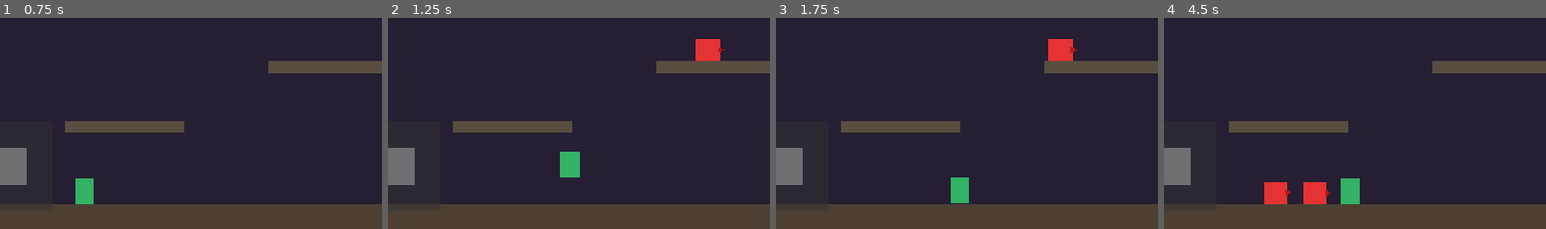
Above: before the commit, frames 1-4 (left to right).
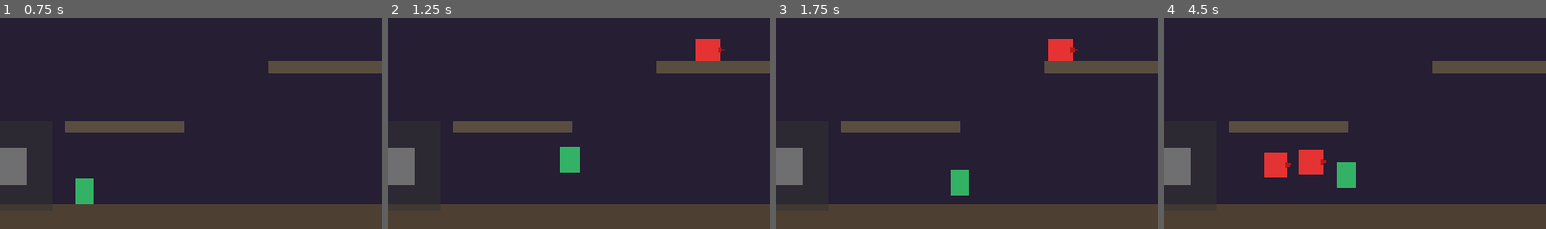
Above: after the commit, the same moments.

Repository: myself594/flappy-bird
Game: Godot game, scene res://scenes/main.tscn
Same seed, same stepped clock (60 frames per second), same inputs: the game is played once before the commit and once after it.
Inputs (mouse positions are % of the whole screen's width and height, from its top left):
- Up to frame 1 (0.75 s): tap Enter at 0.5 s; move the mouse to (72, 44) at 0.52 s; hold D (move_right) from 0.53 s (still down); click (72, 44) at 0.6 s
- Up to frame 2 (1.25 s): keep holding D (move_right); tap W (jump) at 0.77, 1.07 s; tap Shift (dash) at 0.8 s
- Up to frame 3 (1.75 s): release D (move_right) at 1.25 s; drag from (30, 54) to (35, 84) at 1.27 s
- Up to frame 4 (4.5 s): move the mouse to (60, 27) at 2.02 s; hold A (move_left) 2.03-2.75 s; tap W (jump) at 2.1, 3.77, 3.8, 4.07 s; click (60, 27) at 2.3 s; drag from (45, 70) to (20, 34) at 2.77 s; move the mouse to (80, 64) at 3.52 s; hold D (move_right) 3.53-4.25 s; tap Shift (dash) at 3.6 s; drag from (20, 34) to (35, 88) at 4.27 s
The pictures show only the part of the screen within x 7-57%, y 50-100%; the shares and areas given below are measured in that part.

Frame 1 is identical in both runs. In frame 2, 0.2% of the frame differs, in the area x 45-51%, y 61-76%; in frame 3, 0.3%; in frame 4, 3.6%, in the area x 26-52%, y 62-89%.

Commit message:
Add Hollow Knight style combat mechanics
- Add double jump (2 jumps, resets on ground or pogo)
- Add directional attacks (up/down/left/right based on input)
- Add pogo bounce when down-attacking enemies in air
- Attack direction priority: Up/Down > Left/Right
- Down attack only available when airborne

Diff:
--- a/scripts/player.gd
+++ b/scripts/player.gd
@@ -5,9 +5,13 @@
 
 # Movement parameters
 @export var move_speed: float = 250.0
-@export var jump_force: float = -450.0
-@export var gravity: float = 1200.0
+@export var jump_force: float = -420.0
+@export var gravity: float = 1100.0
 @export var max_fall_speed: float = 600.0
+
+# Double jump
+@export var max_jumps: int = 2
+var jumps_remaining: int = 2
 
 # Dash parameters
 @export var dash_speed: float = 500.0
@@ -17,7 +21,8 @@
 # Combat parameters
 @export var max_health: int = 100
 @export var attack_damage: int = 25
-@export var attack_cooldown: float = 0.35
+@export var attack_cooldown: float = 0.3
+@export var pogo_force: float = -350.0  # Bounce force when down-attacking enemy
 
 # State
 var current_health: int
@@ -28,12 +33,15 @@
 var dash_direction: Vector2 = Vector2.ZERO
 var facing_right: bool = true
 
+# Attack direction
+enum AttackDir { LEFT, RIGHT, UP, DOWN }
+var current_attack_dir: AttackDir = AttackDir.RIGHT
+
 # Jump state
 var coyote_time: float = 0.1
 var coyote_timer: float = 0.0
 var jump_buffer_time: float = 0.1
 var jump_buffer_timer: float = 0.0
-var can_jump: bool = true
 
 # Touch input
 var touch_move_direction: Vector2 = Vector2.ZERO
@@ -45,6 +53,7 @@
 @onready var sprite: Polygon2D = $Sprite
 @onready var collision_shape: CollisionShape2D = $CollisionShape2D
 @onready var attack_area: Area2D = $AttackArea
+@onready var attack_shape: CollisionShape2D = $AttackArea/AttackShape
 @onready var dash_timer: Timer = $DashTimer
 @onready var dash_cooldown_timer: Timer = $DashCooldownTimer
 @onready var attack_cooldown_timer: Timer = $AttackCooldownTimer
@@ -67,6 +76,7 @@
 			coyote_timer -= delta
 		else:
 			coyote_timer = coyote_time
+			jumps_remaining = max_jumps  # Reset jumps when on ground
 
 	# Handle jump buffer
 	if jump_buffer_timer > 0:
@@ -83,24 +93,51 @@
 		if input_dir > 0:
 			facing_right = true
 			sprite.scale.x = 1
-			attack_area.scale.x = 1
 		elif input_dir < 0:
 			facing_right = false
 			sprite.scale.x = -1
-			attack_area.scale.x = -1
 
 	move_and_slide()
 	handle_input()
+	update_attack_direction()
 
 func get_horizontal_input() -> float:
-	# Keyboard input
 	var input_dir = Input.get_action_strength("move_right") - Input.get_action_strength("move_left")
 
-	# Touch joystick input (only horizontal)
 	if abs(touch_move_direction.x) > 0.1:
 		input_dir = touch_move_direction.x
 
 	return input_dir
+
+func get_vertical_input() -> float:
+	var input_dir = Input.get_action_strength("move_down") - Input.get_action_strength("move_up")
+
+	if abs(touch_move_direction.y) > 0.1:
+		input_dir = touch_move_direction.y
+
+	return input_dir
+
+func update_attack_direction() -> void:
+	var h_input = get_horizontal_input()
+	var v_input = get_vertical_input()
+
+	# Priority: Up/Down > Left/Right
+	if v_input < -0.5:
+		current_attack_dir = AttackDir.UP
+		attack_area.position = Vector2(0, -50)
+		attack_area.rotation = 0
+	elif v_input > 0.5 and not is_on_floor():
+		current_attack_dir = AttackDir.DOWN
+		attack_area.position = Vector2(0, 50)
+		attack_area.rotation = 0
+	elif facing_right:
+		current_attack_dir = AttackDir.RIGHT
+		attack_area.position = Vector2(50, 0)
+		attack_area.rotation = 0
+	else:
+		current_attack_dir = AttackDir.LEFT
+		attack_area.position = Vector2(-50, 0)
+		attack_area.rotation = 0
 
 func handle_input() -> void:
 	# Jump (keyboard or touch)
@@ -109,11 +146,15 @@
 		jump_buffer_timer = jump_buffer_time
 		touch_jump_pressed = false
 
-	# Execute jump if buffered and can jump
+	# Execute jump - ground jump with coyote time
 	if jump_buffer_timer > 0 and (is_on_floor() or coyote_timer > 0):
 		perform_jump()
 		jump_buffer_timer = 0
 		coyote_timer = 0
+	# Double jump in air
+	elif jump_buffer_timer > 0 and jumps_remaining > 0 and not is_on_floor():
+		perform_jump()
+		jump_buffer_timer = 0
 
 	# Dash (keyboard or touch)
 	var dash_input = Input.is_action_just_pressed("dash") or touch_dash_pressed
@@ -129,8 +170,9 @@
 
 func perform_jump() -> void:
 	velocity.y = jump_force
-
-# Touch input setters (called from UI)
+	jumps_remaining -= 1
+
+# Touch input setters
 func set_touch_move(direction: Vector2) -> void:
 	touch_move_direction = direction
 
@@ -154,7 +196,7 @@
 	is_dashing = true
 	can_dash = false
 	set_invincible(true)
-	velocity.y = 0  # Cancel vertical velocity during dash
+	velocity.y = 0
 	dash_timer.start(dash_duration)
 
 func _on_dash_timer_timeout() -> void:
@@ -169,10 +211,17 @@
 	can_attack = false
 	attack_area.monitoring = true
 
+	var hit_enemy = false
 	var enemies_in_range = attack_area.get_overlapping_bodies()
 	for enemy in enemies_in_range:
 		if enemy.is_in_group("enemies"):
 			enemy.take_damage(attack_damage)
+			hit_enemy = true
+
+	# Pogo bounce - if down attacking and hit enemy
+	if current_attack_dir == AttackDir.DOWN and hit_enemy:
+		velocity.y = pogo_force
+		jumps_remaining = max_jumps  # Reset double jump after pogo
 
 	await get_tree().create_timer(0.1).timeout
 	attack_area.monitoring = false
@@ -235,3 +284,4 @@
 	touch_move_direction = Vector2.ZERO
 	facing_right = true
 	velocity = Vector2.ZERO
+	jumps_remaining = max_jumps
